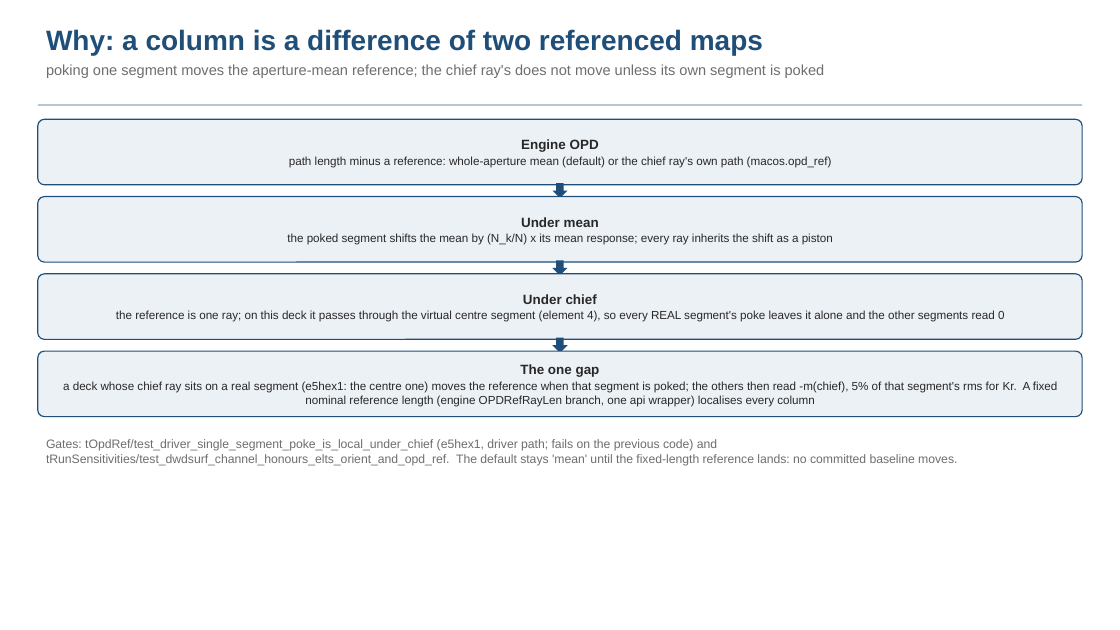
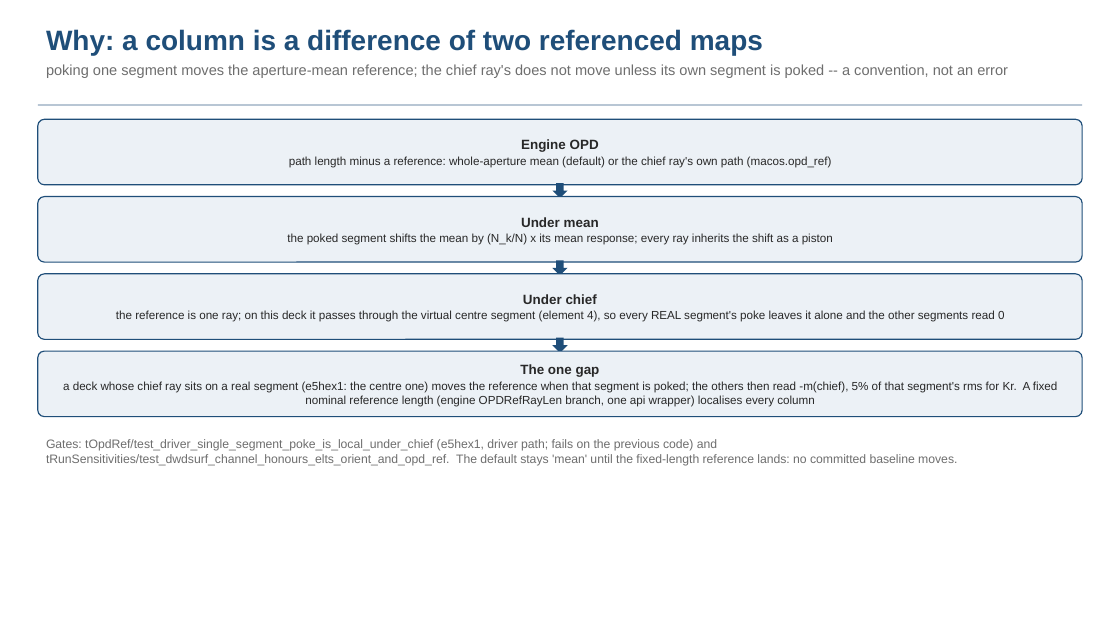
Before and after one commit to nasa-jpl/macos, a slide deck: slide 4 of demo_session/deck_dwdsurf_options.pptx. Drawn at 1120x630 pixels with LibreOffice and Linux fonts; fonts in the diff are those of the drawing. Boxes give left, top, right and bottom in pixels: in the first picture for what was removed or moved away, otherwise in the second. Text is boxed around its words. In the diff, an @@ line names an element or a change of style, - is before the commit and + after.

```diff
--- a/demo_session/deck_dwdsurf_options.pptx
+++ b/demo_session/deck_dwdsurf_options.pptx
@@ text at (x1=46, y1=64, x2=1008, y2=78): text changed @@
-poking one segment moves the aperture-mean reference; the chief ray's does not move unless its own segment is poked
+poking one segment moves the aperture-mean reference; the chief ray's does not move unless its own segment is poked -- a convention, not an error
```
Also in this commit, not shown: 4 other slides changed, 9 other files.
